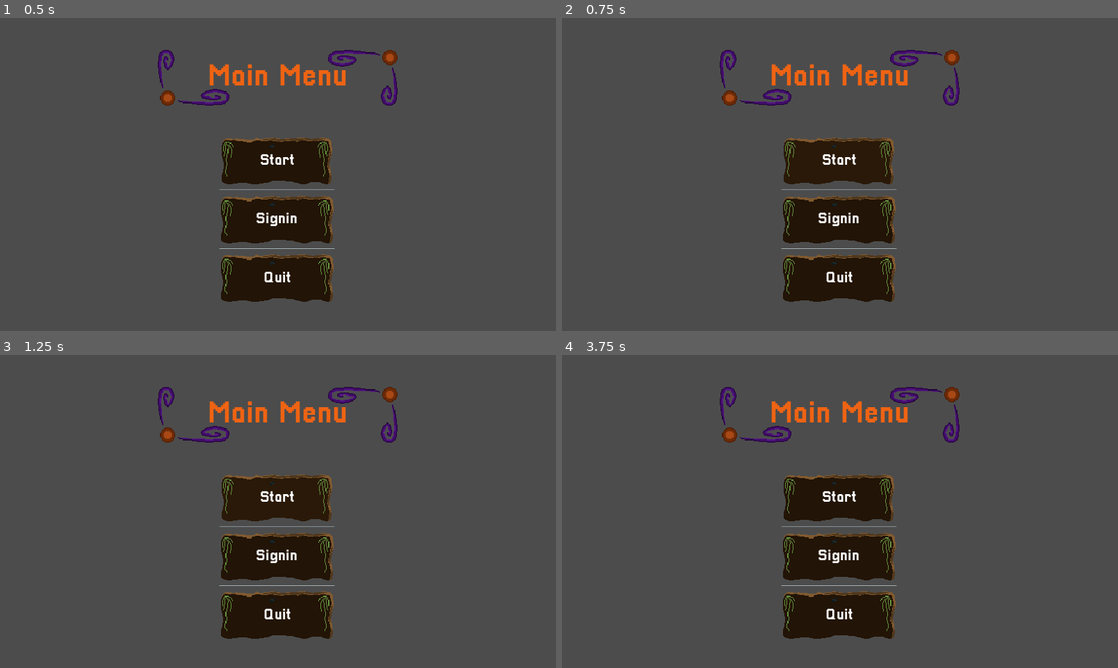
Above: before the commit, frames 1-4 (two rows, left to right).
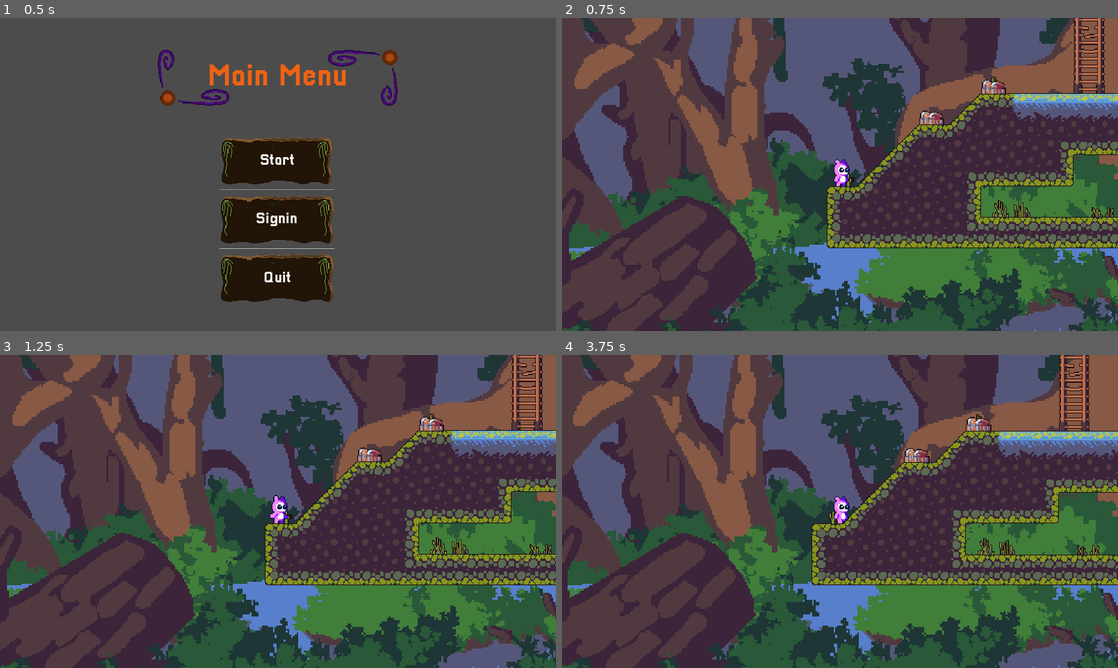
Above: after the commit, the same moments.

Repository: maktoobgar/chest_choose
Game: Godot game, scene res://scenes/instances/UI/main.tscn
Same seed, same stepped clock (60 frames per second), same inputs: the game is played once before the commit and once after it. The project has no main scene, so this scene is started directly.
Inputs (mouse positions are in pixels of both pictures, inside the frame that each line leads up to):
- Up to frame 1 (0.5 s): no input
- Up to frame 2 (0.75 s): click "Start" at 0.5 s
- Up to frame 3 (1.25 s): no input
- Up to frame 4 (3.75 s): click (840, 498) at 1.25 s, where only the run before the commit has a clickable "Start"; click (840, 555) at 2 s, where only the run before the commit has a clickable "Signin"; move the mouse to (962, 495) at 2.77 s; hold Right (ui_right) from 2.78 s (still down); move the mouse to (728, 527) at 3.52 s

Frame 1 is identical in both runs. In frame 2, 79% of the frame differs, in the area x 0-100%, y 0-100%; in frame 3, 79%; in frame 4, 79%.
Error before the commit: Invalid set index 'visible' (on base: 'null instance') with value of type 'bool'. (res://scripts/global.gd:62)

Commit message:
🔧 instead of dude, pink is in the test scene

Diff:
--- a/scenes/levels/game.tscn
+++ b/scenes/levels/game.tscn
@@ -1,7 +1,7 @@
 [gd_scene load_steps=125 format=2]
 
 [ext_resource path="res://scenes/instances/chest.tscn" type="PackedScene" id=1]
-[ext_resource path="res://scenes/instances/dude.tscn" type="PackedScene" id=2]
+[ext_resource path="res://scenes/instances/characters/pink.tscn" type="PackedScene" id=2]
 [ext_resource path="res://single-sprites/objects/Ladders/ladder.png" type="Texture" id=3]
 [ext_resource path="res://single-sprites/tilesets/Tileset.png" type="Texture" id=4]
 [ext_resource path="res://single-sprites/objects/Willows/3.png" type="Texture" id=5]
